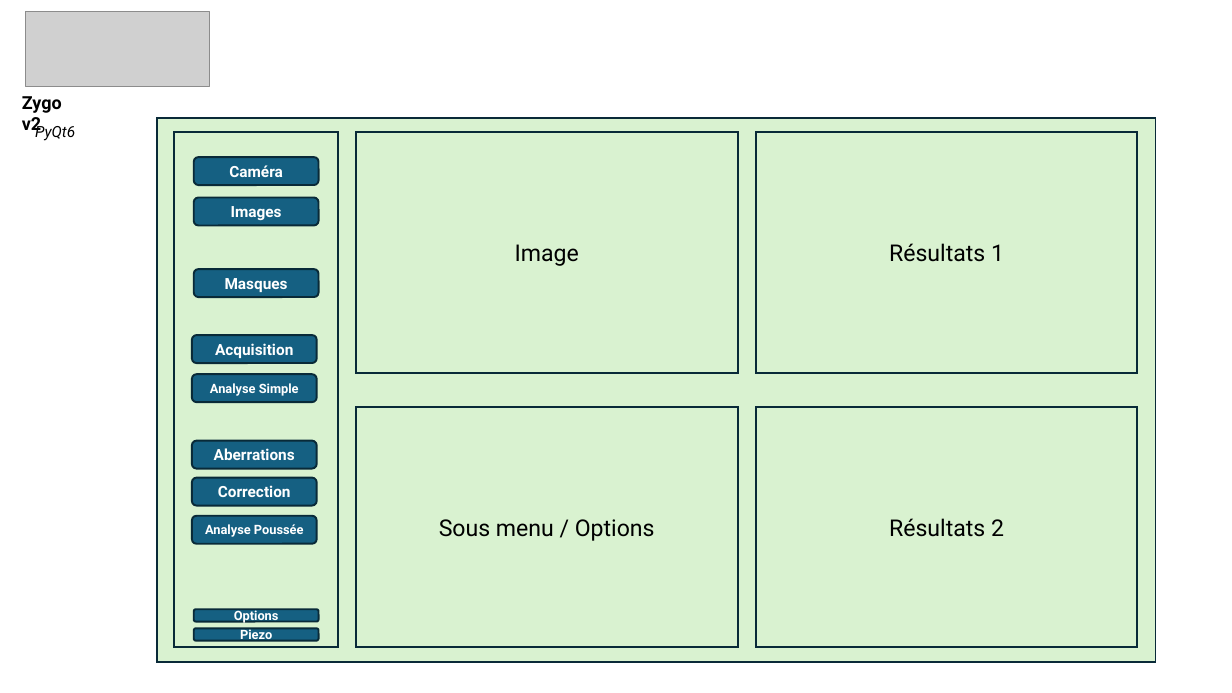
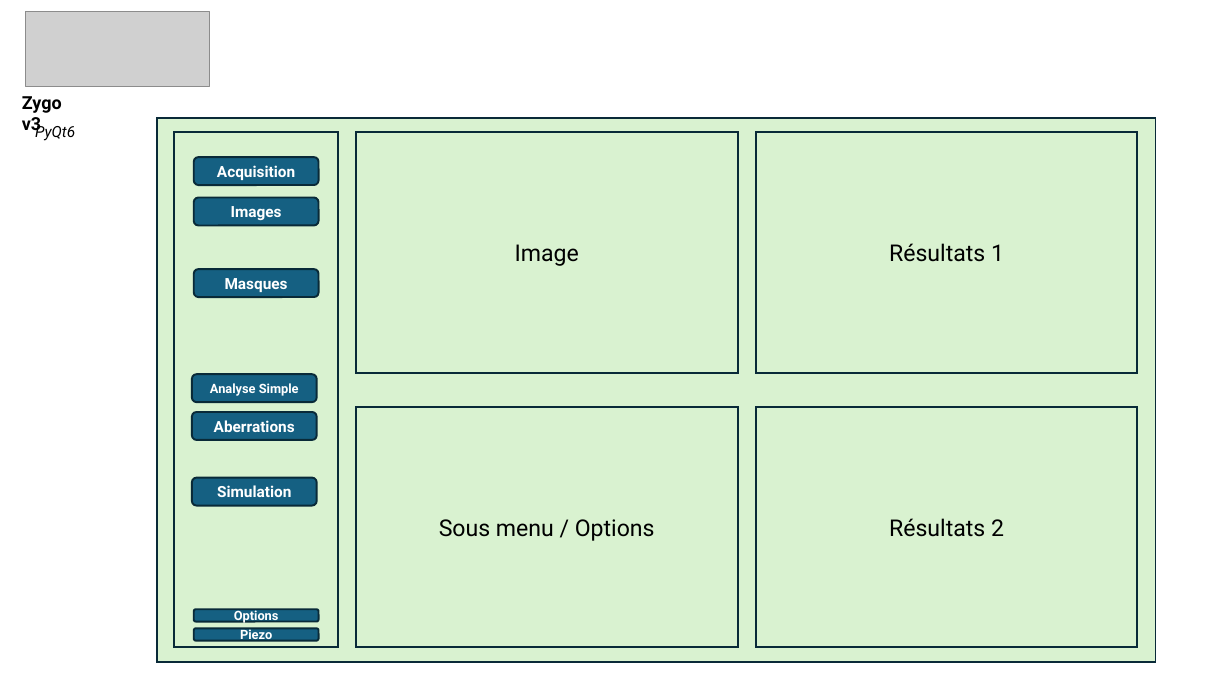
Before and after one commit to IOGS-LEnsE-ressources/camera-gui, a slide deck: slide 2 of applis/Zygo-labwork_v3/docs/Zygo_Appli.pptx (slide 1 before the commit). Drawn at 1232x693 pixels with LibreOffice and Linux fonts; fonts in the diff are those of the drawing; grey boxes stand for pictures. Boxes give left, top, right and bottom in pixels: in the first picture for what was removed or moved away, otherwise in the second. Text is boxed around its words. In the diff, an @@ line names an element or a change of style, - is before the commit and + after.

Commit message:
Update Zygo Gui v3 / Adding main menu and options for displaying main menu

```diff
--- a/applis/Zygo-labwork_v3/docs/Zygo_Appli.pptx
+++ b/applis/Zygo-labwork_v3/docs/Zygo_Appli.pptx
@@ text at (x1=22, y1=96, x2=62, y2=136): text changed @@
-Zygo v2
+Zygo v3
@@ text in rounded rectangle at (x1=217, y1=165, x2=295, y2=180): text changed @@
-Caméra
+Acquisition
@@ rounded rectangle removed at (x1=192, y1=335, x2=317, y2=363) @@
-Acquisition
@@ rounded rectangle "Aberrations" moved from (x1=192, y1=441, x2=317, y2=469) to (x1=192, y1=412, x2=317, y2=440) @@
@@ text in rounded rectangle at (x1=217, y1=485, x2=291, y2=497): text changed @@
-Correction
+Simulation
@@ rounded rectangle removed at (x1=192, y1=516, x2=317, y2=543) @@
-Analyse Poussée
```
Also in this commit, not shown: 9 other slides changed, 4 slides added, 2 slides removed, 12 other files.
